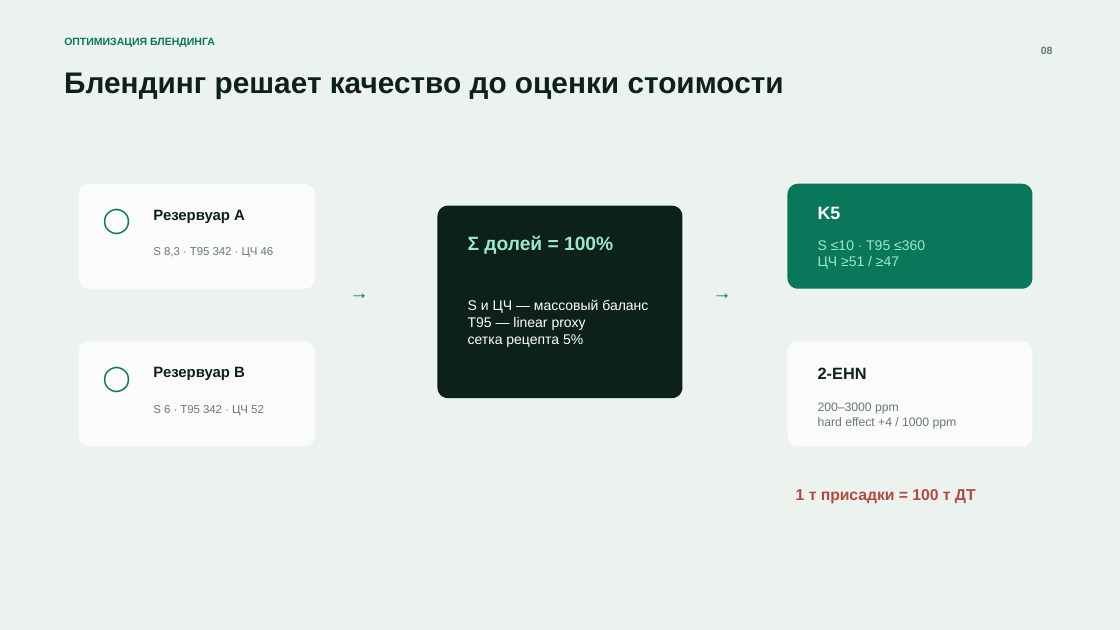
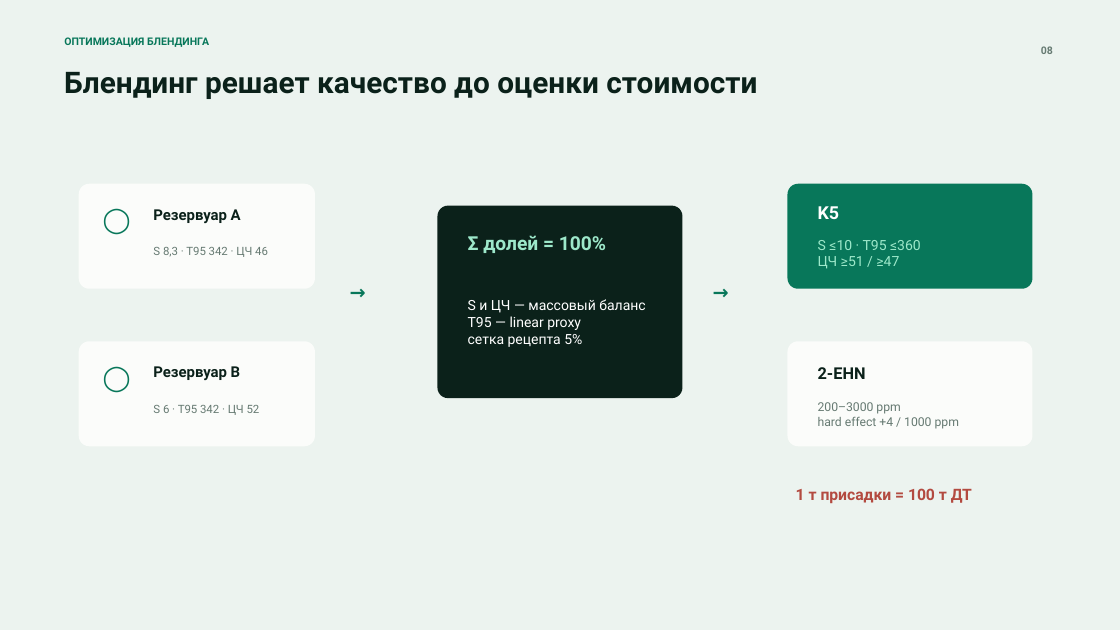
Before and after one commit to l1berty-dev/neftecode-hackathon, a slide deck: slide 8 of docs/presentation/Neftecode_Advisor.pptx. Drawn at 1120x630 pixels with LibreOffice and Linux fonts; fonts in the diff are those of the drawing. Boxes give left, top, right and bottom in pixels: in the first picture for what was removed or moved away, otherwise in the second. Text is boxed around its words. In the diff, an @@ line names an element or a change of style, - is before the commit and + after.

```diff
--- a/docs/presentation/Neftecode_Advisor.pptx
+++ b/docs/presentation/Neftecode_Advisor.pptx
@@ font Arial to Roboto in 15 elements at box(64, 37, 209, 47), box(64, 72, 757, 99), box(153, 209, 241, 223), box(153, 247, 268, 257), box(153, 366, 241, 380), box(153, 405, 260, 415), box(468, 235, 606, 253), box(468, 299, 645, 347), box(818, 206, 840, 219), box(818, 240, 921, 269), box(818, 367, 866, 379), box(818, 402, 959, 429), box(796, 488, 972, 503), box(341, 276, 411, 308), box(705, 276, 766, 308) @@
```
Also in this commit, not shown: 9 other slides changed, 7 other files.
